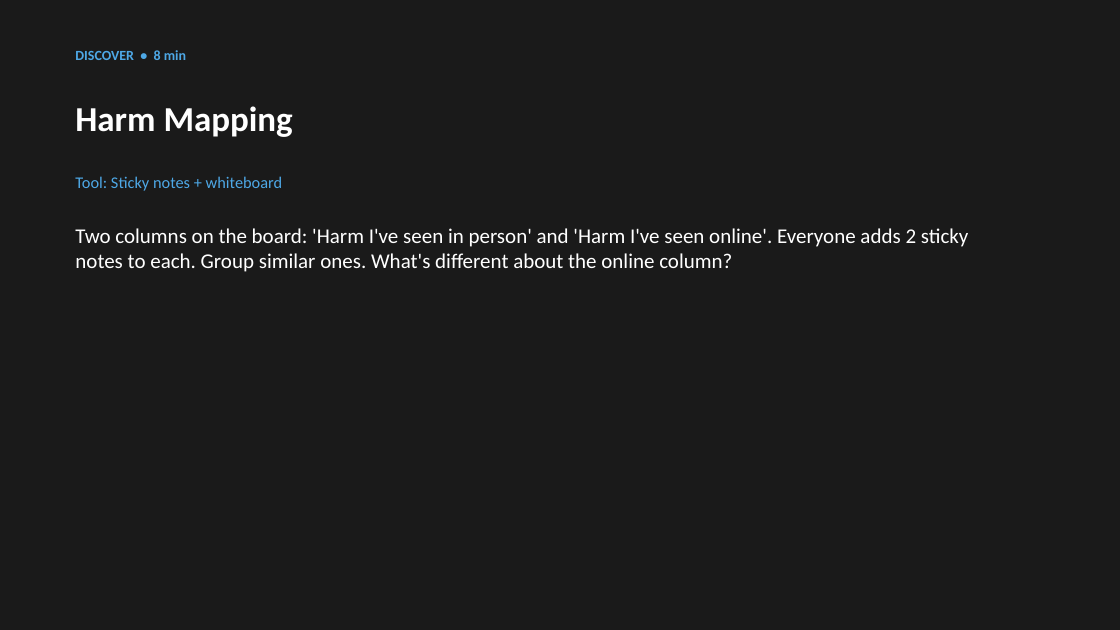
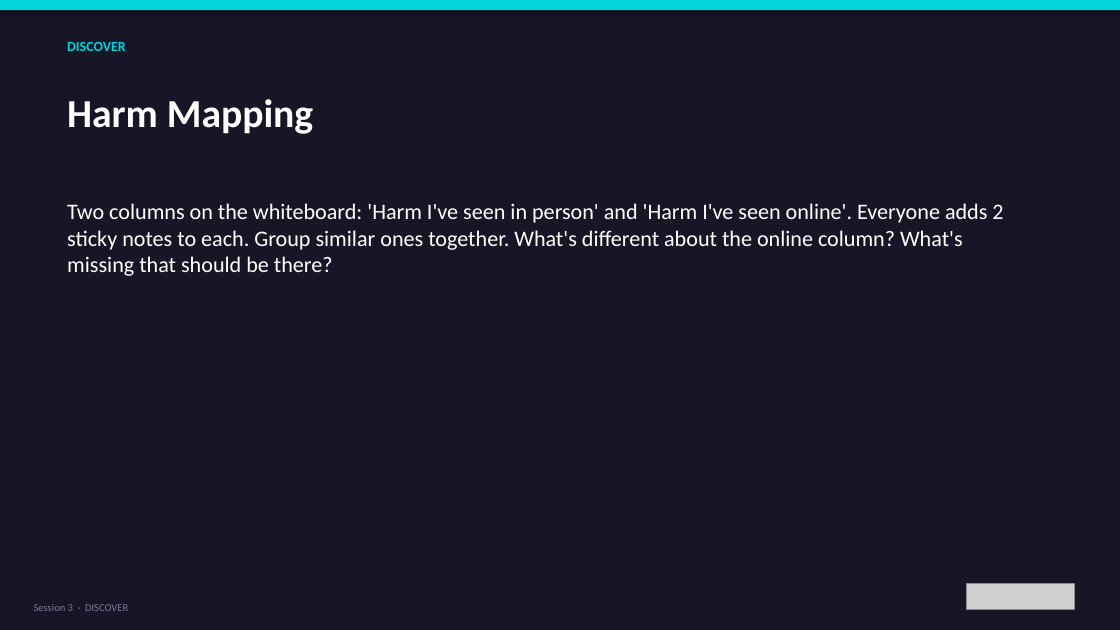
Before and after one commit to bh1ff/cpd-v2, a slide deck: slide 4 of assets/downloads/Session-3-Keeping-Young-People-Safe-Online.pptx (slide 3 before the commit). Drawn at 1120x630 pixels with LibreOffice and Linux fonts; fonts in the diff are those of the drawing; grey boxes stand for pictures. Boxes give left, top, right and bottom in pixels: in the first picture for what was removed or moved away, otherwise in the second. Text is boxed around its words. In the diff, an @@ line names an element or a change of style, - is before the commit and + after.

```diff
--- a/assets/downloads/Session-3-Keeping-Young-People-Safe-Online.pptx
+++ b/assets/downloads/Session-3-Keeping-Young-People-Safe-Online.pptx
@@ background #1A1A1A to #161627 @@
@@ rectangle added at [0,0,1120,10], fill #00D4DB @@
@@ text at [67,42,126,51]: text changed; text colour #4EA8E6 to #00D4DB @@
-DISCOVER • 8 min
+DISCOVER
@@ text "Harm Mapping": place and size @@
-text "Harm Mapping" at [75,106,293,137]
+text "Harm Mapping" at [67,99,313,134]
@@ text "Harm Mapping" at [67,99,313,134]: size 30 to 34 pt @@
@@ text removed at [75,176,283,191] @@
-Tool: Sticky notes + whiteboard
@@ text at [67,203,1003,276]: text changed; size 18 to 19 pt @@
-Two columns on the board: 'Harm I've seen in person' and 'Harm I've seen online'. Everyone adds 2 sticky notes to each. Group similar ones. What's different about the online column?
+Two columns on the whiteboard: 'Harm I've seen in person' and 'Harm I've seen online'. Everyone adds 2 sticky notes to each. Group similar ones together. What's different about the online column? What's missing that should be there?
@@ picture added at [966,584,1075,609] @@
@@ text added at [34,604,128,611], 9 pt, text #7B7B96 @@
+Session 3 · DISCOVER
```
Also in this commit, not shown: 15 other slides changed, 16 slides added, 1 slide removed, 2 other files.
